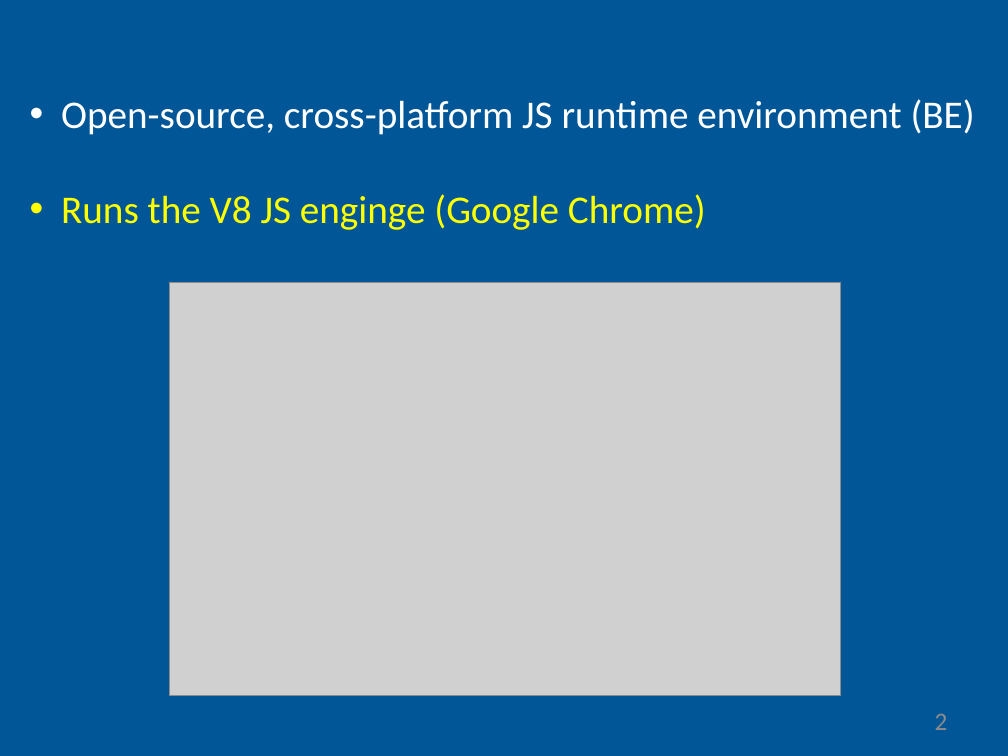
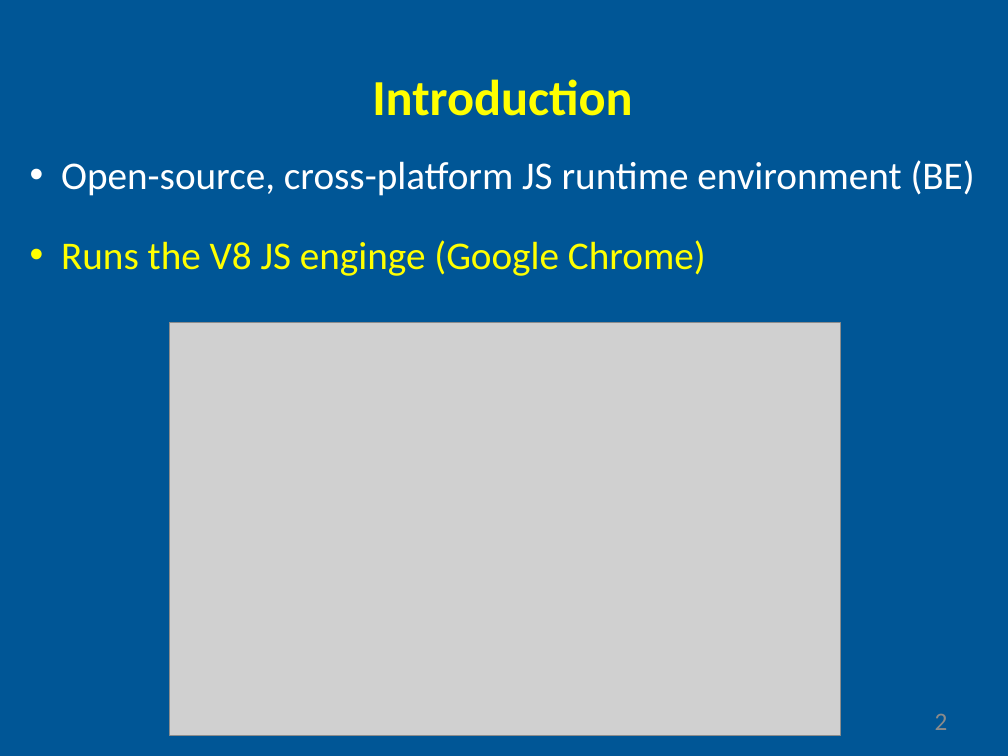
Before and after one commit to gyoryakos/presentations, a slide deck: slide 2 of nodejs.pptx. Drawn at 1008x756 pixels with LibreOffice and Linux fonts; fonts in the diff are those of the drawing; grey boxes stand for pictures. Boxes give left, top, right and bottom in pixels: in the first picture for what was removed or moved away, otherwise in the second. Text is boxed around its words. In the diff, an @@ line names an element or a change of style, - is before the commit and + after.

```diff
--- a/nodejs.pptx
+++ b/nodejs.pptx
@@ text added at bbox=[372, 79, 632, 116], 36 pt, text #FFFF00, bold @@
+Introduction
@@ text "Open-source, cross-platform JS runtime environment ...": place and size @@
-text "Open-source, cross-platform JS runtime environment ..." at bbox=[61, 99, 975, 135]
+text "Open-source, cross-platform JS runtime environment ..." at bbox=[61, 160, 975, 196]
@@ text "Runs the V8 JS enginge ...": place and size @@
-text "Runs the V8 JS enginge ..." at bbox=[61, 194, 706, 230]
+text "Runs the V8 JS enginge ..." at bbox=[61, 240, 706, 276]
@@ picture: place and size @@
-picture at bbox=[169, 283, 840, 696]
+picture at bbox=[169, 323, 840, 735]
```
Also in this commit, not shown: 1 other slide changed, 2 slides added.
